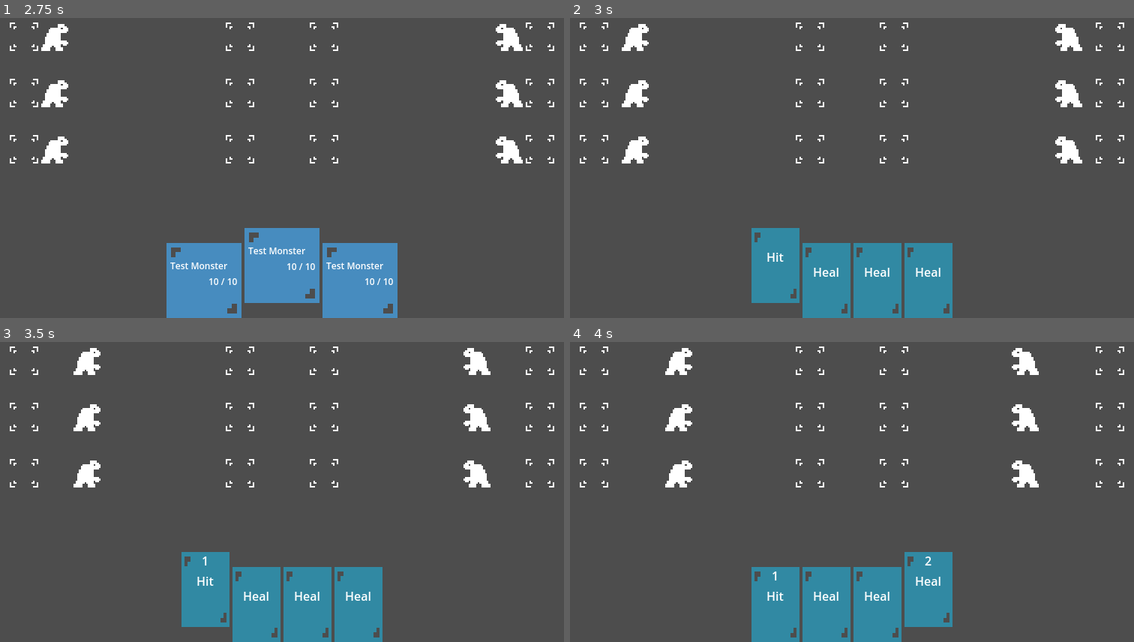
Above: before the commit, frames 1-4 (two rows, left to right).
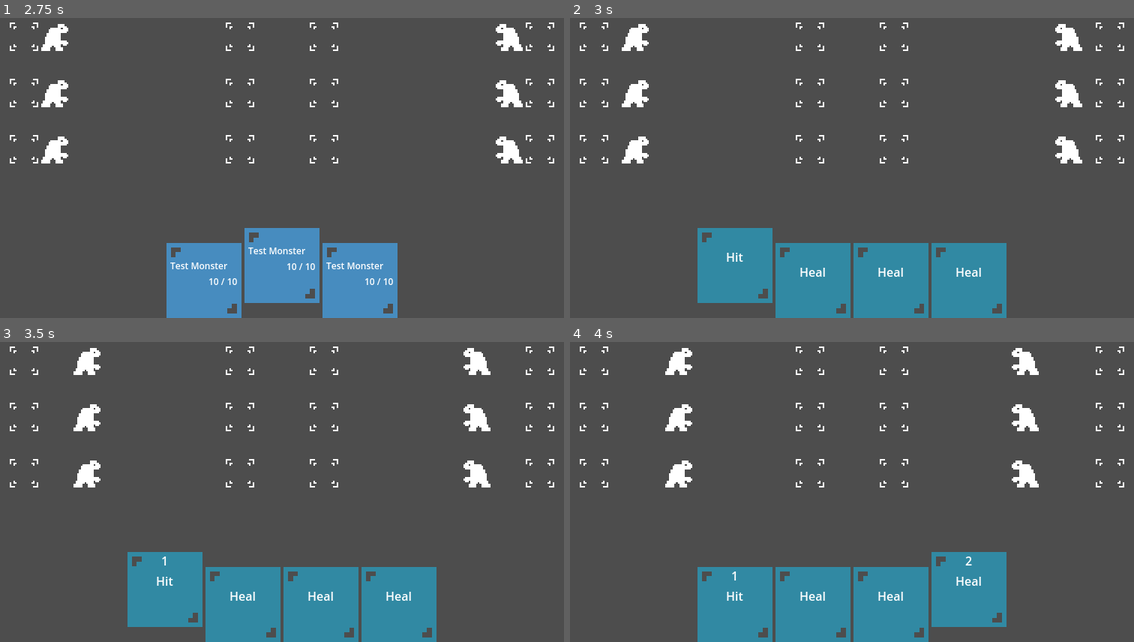
Above: after the commit, the same moments.

Repository: IsaelGabriel/tamer-game
Game: Godot game, scene res://nodes/battle_scene.tscn
Two runs of this game, one before a commit and one after it. Both use one fixed random seed, a clock stepped at 60 frames per second and the inputs below.
Inputs:
- Up to frame 1 (2.75 s): tap Enter (ui_accept) at 0.5, 0.77, 1.25, 1.52, 2 s; hold Right (ui_right) 0.53-1.28 s; hold Down (ui_down) 1.28-2.03 s; hold Right (ui_right) from 2.03 s (still down)
- Up to frame 2 (3 s): release Right (ui_right) at 2.78 s; hold Up (ui_up) from 2.78 s (still down)
- Up to frame 3 (3.5 s): keep holding Up (ui_up); tap Enter (ui_accept) at 3.02 s
- Up to frame 4 (4 s): release Up (ui_up) at 3.53 s; hold Left (ui_left) from 3.53 s (still down); tap Enter (ui_accept) at 3.77 s

Frame 1 is identical in both runs. In frame 2, 6.4% of the frame differs, in the area x 22-78%, y 70-100%; in frame 3, 6.4%; in frame 4, 6.3%.

Commit message:
Fix SkillCard size

Diff:
--- a/nodes/skill_card.tscn
+++ b/nodes/skill_card.tscn
@@ -14,7 +14,7 @@
 offset_right = 128.0
 offset_bottom = 128.0
 texture = SubResource("AtlasTexture_ib546")
-expand_mode = 5
+expand_mode = 2
 script = ExtResource("1_6ou5y")
 name_label = NodePath("VBoxContainer/NameLabel")
 index_label = NodePath("VBoxContainer/IndexLabel")
